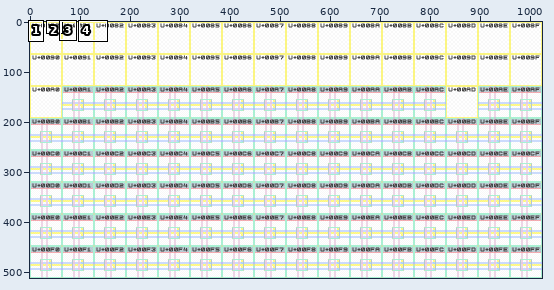
Two versions of one pixel-art file, projects/Latin-1 Supplement/design.aseprite. The picture above shows the old version from afar; the outline marks the close-up.
Close-up. The starting point:
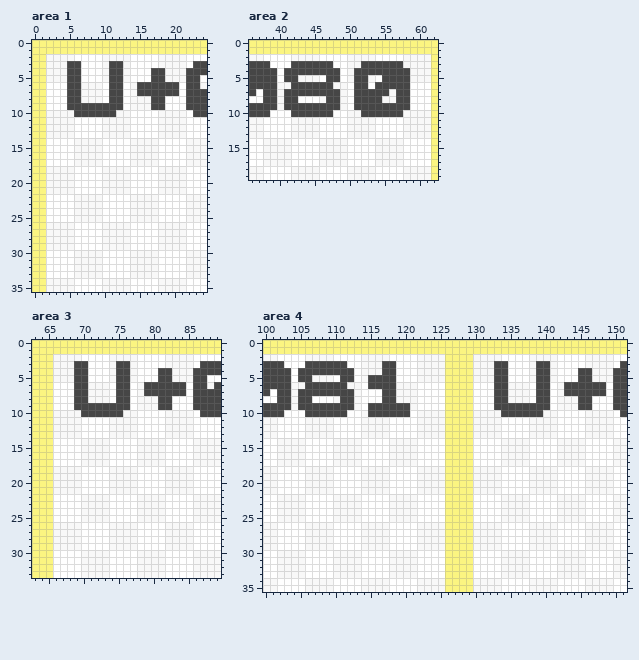
1024x512 pixels, 1 frame. Colours within 5 levels of each other are drawn and written as one. Shown: area 1: x 0..24, y 0..35; area 2: x 36..62, y 0..19; area 3: x 63..89, y 0..33; area 4: x 100..151, y 0..35. The commit also changed other parts of the picture, which this record leaves out.
Once edited:
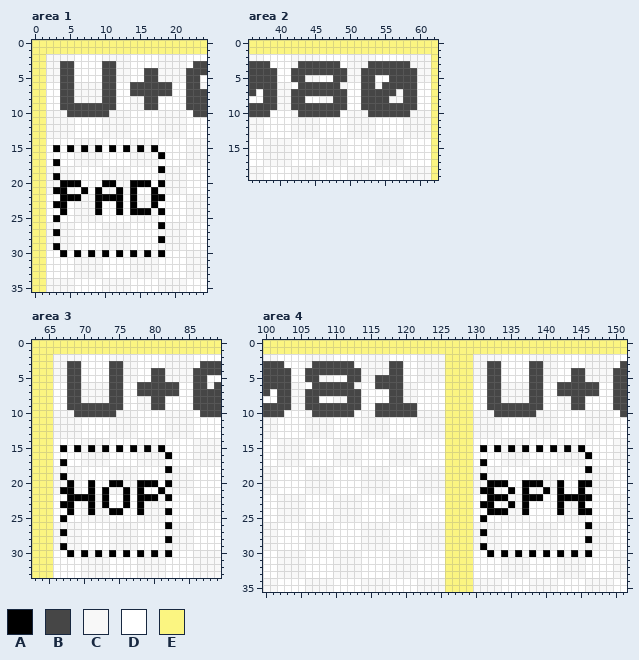
Palette (. is transparent): A #000000  B #464646  C #f8f8f8  D #ffffff  E #fbf581
The exact change:
Area 1, layer "Font Table":
y 3: x 4 C -> B; x 6 B -> D; x 10 C -> B; x 12 B -> C
y 4..5: x 4 C -> B; x 6 B -> D; x 10 C -> B; x 12 B -> C; x 16 D -> B; x 18 B -> C
y 6..7: x 4 D -> B; x 6 B -> C; x 10 D -> B; x 12 B -> D; x 14 C -> B; x 20 B -> D
y 8: x 4 D -> B; x 6 B -> C; x 10 D -> B; x 12 B -> D; x 16 C -> B; x 18 B -> D
y 9: x 4 D -> B; x 12 B -> D; x 16 C -> B; x 18 B -> D
y 10: x 5 C -> B; x 11 B -> C
y 15: x 3 D -> A; x 5 D -> A; x 7 C -> A; x 9 C -> A; x 11 D -> A; x 13 D -> A; x 15 C -> A; x 17 C -> A
y 16: x 18 D -> A
y 17: x 3 D -> A
y 18: x 18 C -> A
y 19: x 3 C -> A
y 20: x 4..6 CCD -> AAA; x 10..11 CC -> AA; x 14..16 DDD -> AAA; x 18 C -> A
y 21: x 3..4 CC -> AA; x 7 D -> A; x 9 D -> A; x 12 C -> A; x 14 D -> A; x 17 D -> A
y 22: x 4..6 DDC -> AAA; x 9..12 CDDD -> AAAA; x 14 C -> A; x 17..18 CD -> AA
y 23: x 3..4 DD -> AA; x 9 C -> A; x 12 D -> A; x 14 C -> A; x 17 C -> A
y 24: x 4 D -> A; x 9 C -> A; x 12 D -> A; x 14..16 CCC -> AAA; x 18 D -> A
y 25: x 3 D -> A
y 26: x 18 C -> A
y 27: x 3 C -> A
y 28: x 18 C -> A
y 29: x 3 C -> A
y 30: x 4 D -> A; x 6 C -> A; x 8 C -> A; x 10 D -> A; x 12 D -> A; x 14 C -> A; x 16 C -> A; x 18 D -> A
Area 2, layer "Font Table":
y 3: x 42 B -> C; x 48 D -> B; x 52 B -> C; x 58 C -> B
y 4: x 41 B -> D; x 49 D -> B; x 51 B -> C; x 59 C -> B
y 5: x 41 B -> D; x 43 C -> B; x 47 B -> D; x 49 D -> B; x 51 B -> C; x 53 C -> B; x 55 B -> D; x 59 C -> B
y 6: x 42 B -> D; x 48 C -> B; x 51 B -> D; x 53..54 DB -> BC; x 59 D -> B
y 7: x 41 B -> C; x 49 C -> B; x 51 B -> D; x 56..57 CB -> BC; x 59 D -> B
y 8: x 41 B -> C; x 43 D -> B; x 47 B -> C; x 49 C -> B; x 51 B -> D; x 55 C -> B; x 57 B -> C; x 59 D -> B
y 9: x 41 B -> C; x 49 C -> B; x 51 B -> D; x 59 D -> B
y 10: x 42 B -> C; x 48 D -> B; x 52 B -> C; x 58 C -> B
Area 3, layer "Font Table":
y 3: x 68 C -> B; x 70 B -> D; x 74 C -> B; x 76 B -> C
y 4..5: x 68 C -> B; x 70 B -> D; x 74 C -> B; x 76 B -> C; x 80 D -> B; x 82 B -> C
y 6..7: x 68 D -> B; x 70 B -> C; x 74 D -> B; x 76 B -> D; x 78 C -> B; x 84 B -> D
y 8: x 68 D -> B; x 70 B -> C; x 74 D -> B; x 76 B -> D; x 80 C -> B; x 82 B -> D
y 9: x 68 D -> B; x 76 B -> D; x 80 C -> B; x 82 B -> D
y 10: x 69 C -> B; x 75 B -> C
y 15: x 67 D -> A; x 69 D -> A; x 71 C -> A; x 73 C -> A; x 75 D -> A; x 77 D -> A; x 79 C -> A; x 81 C -> A
y 16: x 82 D -> A
y 17: x 67 D -> A
y 18: x 82 C -> A
y 19: x 67 C -> A
y 20: x 68 C -> A; x 71 D -> A; x 74..75 CC -> AA; x 78..80 DDD -> AAA; x 82 C -> A
y 21: x 67..68 CC -> AA; x 71 D -> A; x 73 D -> A; x 76 C -> A; x 78 D -> A; x 81 D -> A
y 22: x 68..71 DDCC -> AAAA; x 73 C -> A; x 76 D -> A; x 78..80 CCC -> AAA; x 82 D -> A
y 23: x 67..68 DD -> AA; x 71 C -> A; x 73 C -> A; x 76 D -> A; x 78 C -> A
y 24: x 68 D -> A; x 71 C -> A; x 74..75 DD -> AA; x 78 C -> A; x 82 D -> A
y 25: x 67 D -> A
y 26: x 82 C -> A
y 27: x 67 C -> A
y 28: x 82 C -> A
y 29: x 67 C -> A
y 30: x 68 D -> A; x 70 C -> A; x 72 C -> A; x 74 D -> A; x 76 D -> A; x 78 C -> A; x 80 C -> A; x 82 D -> A
Area 4, layer "Font Table":
y 3: x 106 B -> C; x 112 D -> B; x 117 B -> C; x 119 D -> B; x 132 C -> B; x 134 B -> D; x 138 C -> B; x 140 B -> C
y 4: x 105 B -> D; x 113 D -> B; x 117 B -> C; x 119 D -> B; x 132 C -> B; x 134 B -> D; x 138 C -> B; x 140 B -> C; x 144 D -> B; x 146 B -> C
y 5: x 105 B -> D; x 107 C -> B; x 111 B -> D; x 113 D -> B; x 115 B -> C; x 119 D -> B; x 132 C -> B; x 134 B -> D; x 138 C -> B; x 140 B -> C; x 144 D -> B; x 146 B -> C
y 6: x 106 B -> D; x 112 C -> B; x 115 B -> D; x 119 C -> B; x 132 D -> B; x 134 B -> C; x 138 D -> B; x 140 B -> D; x 142 C -> B; x 148 B -> D
y 7: x 105 B -> C; x 113 C -> B; x 117 B -> D; x 119 C -> B; x 132 D -> B; x 134 B -> C; x 138 D -> B; x 140 B -> D; x 142 C -> B; x 148 B -> D
y 8: x 105 B -> C; x 107 D -> B; x 111 B -> C; x 113 C -> B; x 117 B -> D; x 119 C -> B; x 132 D -> B; x 134 B -> C; x 138 D -> B; x 140 B -> D; x 144 C -> B; x 146 B -> D
y 9: x 105 B -> C; x 113 C -> B; x 115 B -> D; x 121 C -> B; x 132 D -> B; x 140 B -> D; x 144 C -> B; x 146 B -> D
y 10: x 106 B -> C; x 112 D -> B; x 115 B -> C; x 121 D -> B; x 133 C -> B; x 139 B -> C
y 15: x 131 D -> A; x 133 D -> A; x 135 C -> A; x 137 C -> A; x 139 D -> A; x 141 D -> A; x 143 C -> A; x 145 C -> A
y 16: x 146 D -> A
y 17: x 131 D -> A
y 18: x 146 C -> A
y 19: x 131 C -> A
y 20: x 132..134 CCD -> AAA; x 137..139 DCC -> AAA; x 142 D -> A; x 145..146 DC -> AA
y 21: x 131..132 CC -> AA; x 135 D -> A; x 137 D -> A; x 140 C -> A; x 142 D -> A; x 145 D -> A
y 22: x 132..134 DDC -> AAA; x 137..139 CDD -> AAA; x 142..146 CCCCD -> AAAAA
y 23: x 131..132 DD -> AA; x 135 C -> A; x 137 C -> A; x 142 C -> A; x 145 C -> A
y 24: x 132..134 DDC -> AAA; x 137 C -> A; x 142 C -> A; x 145..146 CD -> AA
y 25: x 131 D -> A
y 26: x 146 C -> A
y 27: x 131 C -> A
y 28: x 146 C -> A
y 29: x 131 C -> A
y 30: x 132 D -> A; x 134 C -> A; x 136 C -> A; x 138 D -> A; x 140 D -> A; x 142 C -> A; x 144 C -> A; x 146 D -> A
Boxes around the changes in both close-ups, in picture pixels (x1, y1, x2, y2):
changed: (60, 61, 179, 117)
changed: (53, 145, 165, 257)
changed: (284, 61, 417, 117)
changed: (67, 361, 186, 417)
changed: (60, 445, 172, 557)
changed: (298, 361, 417, 417)
changed: (487, 361, 606, 417)
changed: (480, 445, 592, 557)
